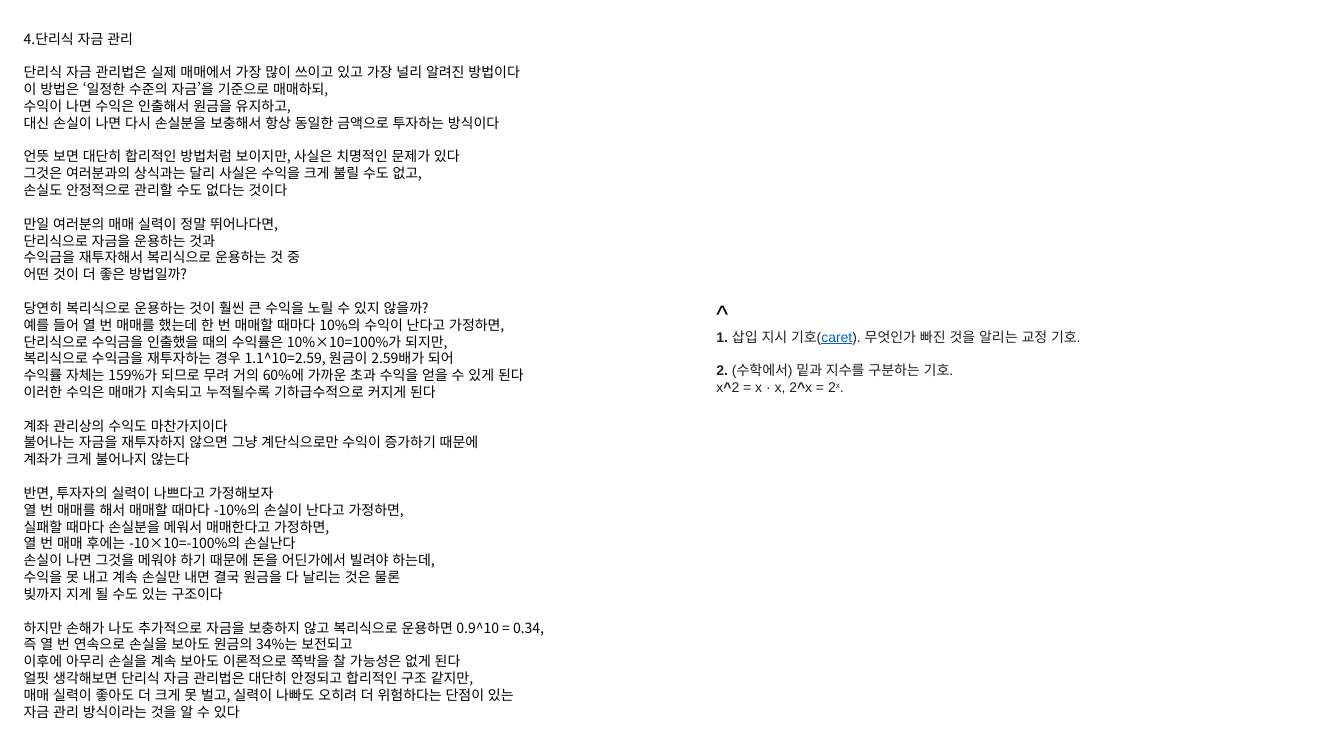
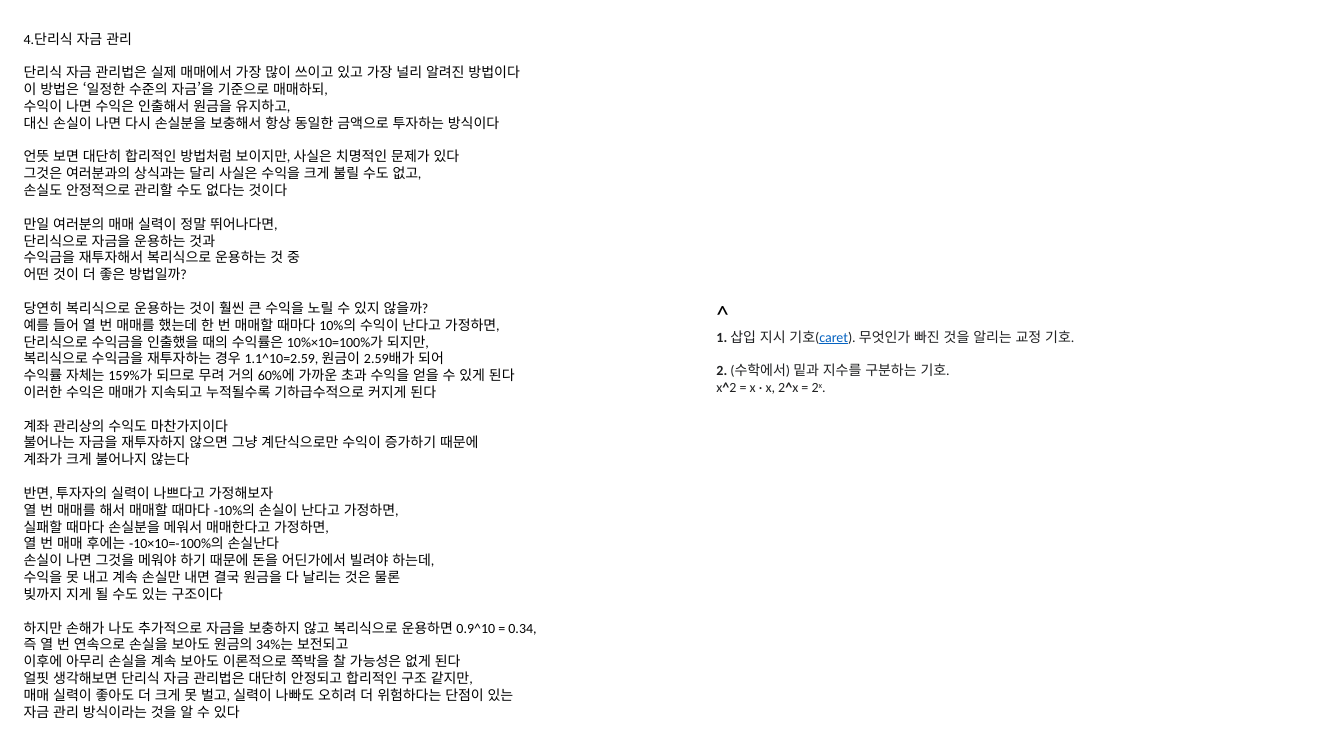
Before and after one commit to 2-SangH/neuti_meeting, a slide deck: slide 7 of 느티 회의록/교육 PPT 내용/커리큘럼 수정1.pptx. Drawn at 1344x756 pixels with LibreOffice and Linux fonts; fonts in the diff are those of the drawing. Boxes give left, top, right and bottom in pixels: in the first picture for what was removed or moved away, otherwise in the second. Text is boxed around its words. In the diff, an @@ line names an element or a change of style, - is before the commit and + after.

```diff
--- a/느티 회의록/교육 PPT 내용/커리큘럼 수정1.pptx
+++ b/느티 회의록/교육 PPT 내용/커리큘럼 수정1.pptx
@@ text "4.단리식 자금 관리" at box(24, 32, 536, 718): font Noto Sans CJK KR to Calibri @@
@@ text "^" at box(716, 330, 1074, 394): font Arial to Calibri @@
```
Also in this commit, not shown: 9 other slides changed, 1 other file.
